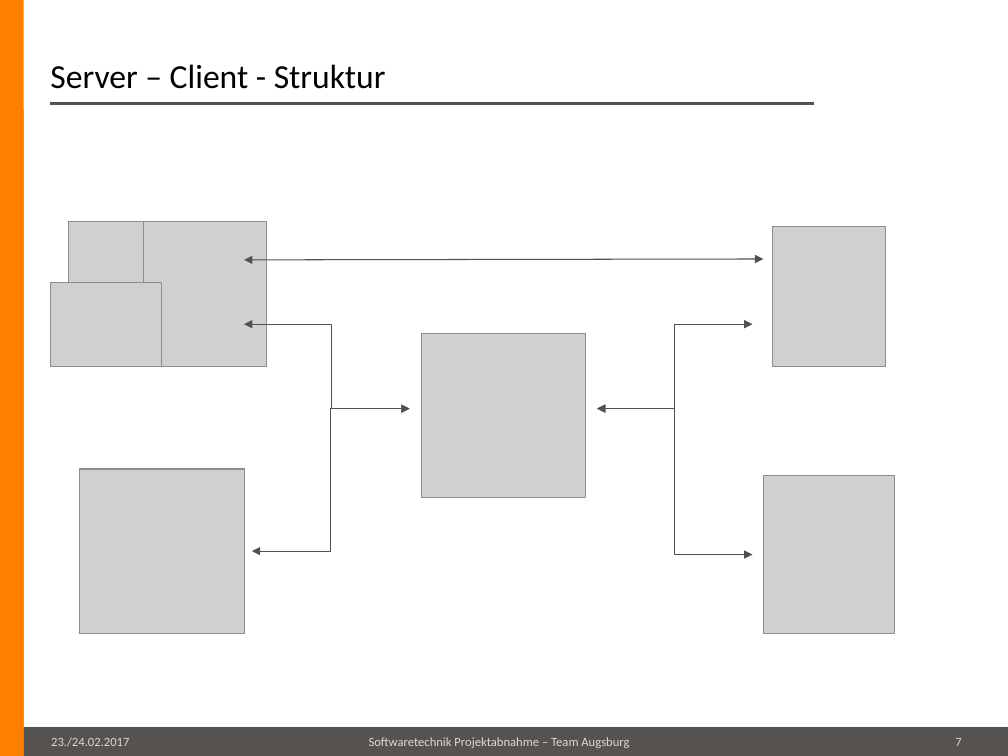
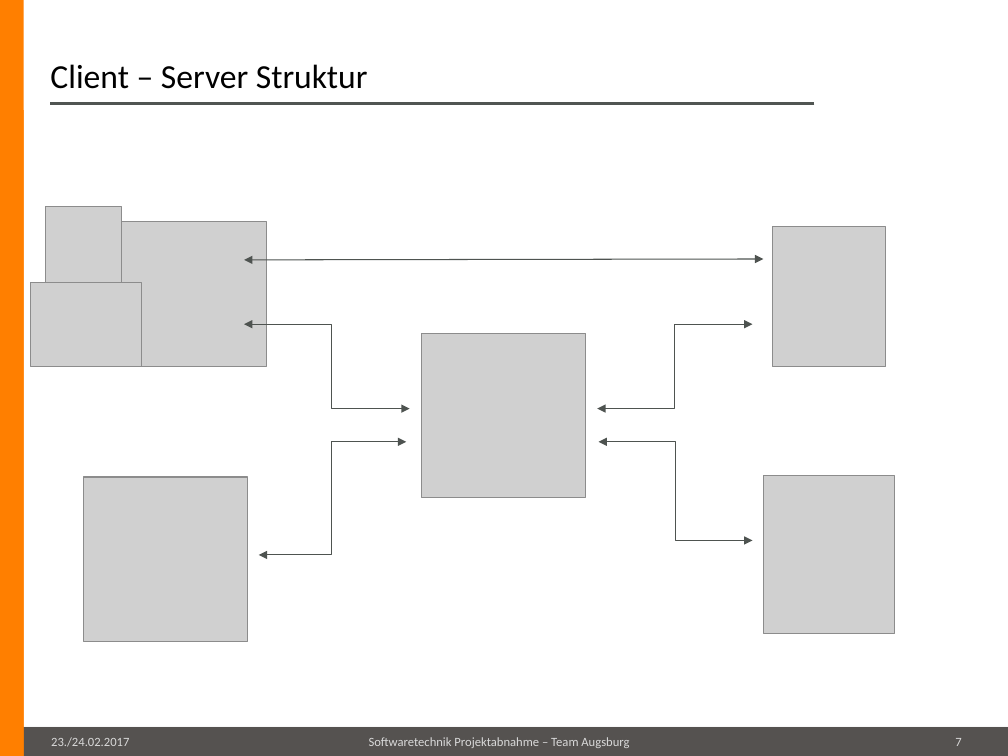
Before and after one commit to maul-esel/swt-projekt, a slide deck: slide 7 of Lingvo/Abgabe/präsentation.pptx. Drawn at 1008x756 pixels with LibreOffice and Linux fonts; fonts in the diff are those of the drawing; grey boxes stand for pictures; background and template pictures are left out. Boxes give left, top, right and bottom in pixels: in the first picture for what was removed or moved away, otherwise in the second. Text is boxed around its words. In the diff, an @@ line names an element or a change of style, - is before the commit and + after.

```diff
--- a/Lingvo/Abgabe/präsentation.pptx
+++ b/Lingvo/Abgabe/präsentation.pptx
@@ title at (50, 64, 368, 89): text changed @@
-Server – Client - Struktur
+Client – Server Struktur
@@ picture: place and size @@
-picture at (69, 221, 144, 296)
+picture at (45, 207, 121, 282)
@@ picture: place and size @@
-picture at (50, 282, 162, 366)
+picture at (30, 282, 142, 366)
@@ elbow double arrow moved from (252, 551) - (409, 408) to (259, 555) - (406, 442) @@
@@ elbow double arrow moved from (597, 408) - (753, 554) to (599, 442) - (753, 540) @@
@@ picture: place and size @@
-picture at (80, 469, 244, 633)
+picture at (84, 477, 248, 641)
```
Also in this commit, not shown: 5 other slides changed.
